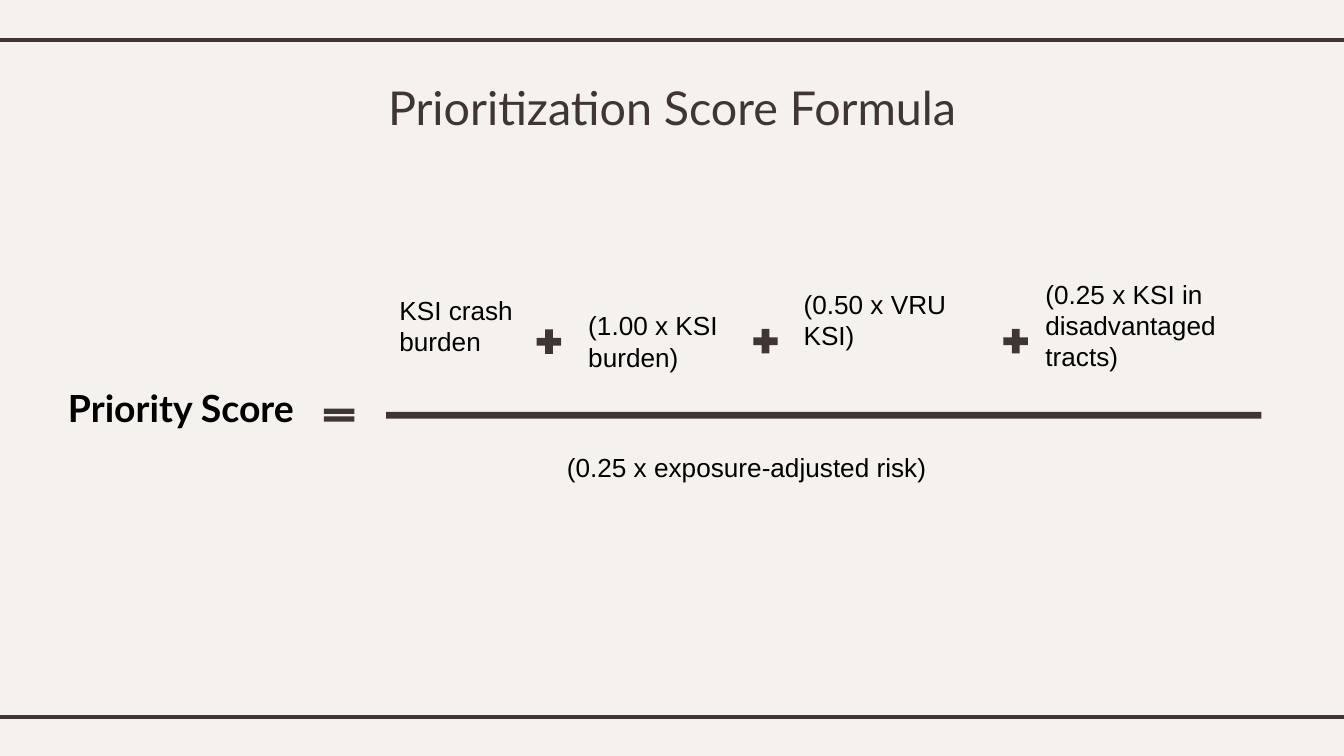
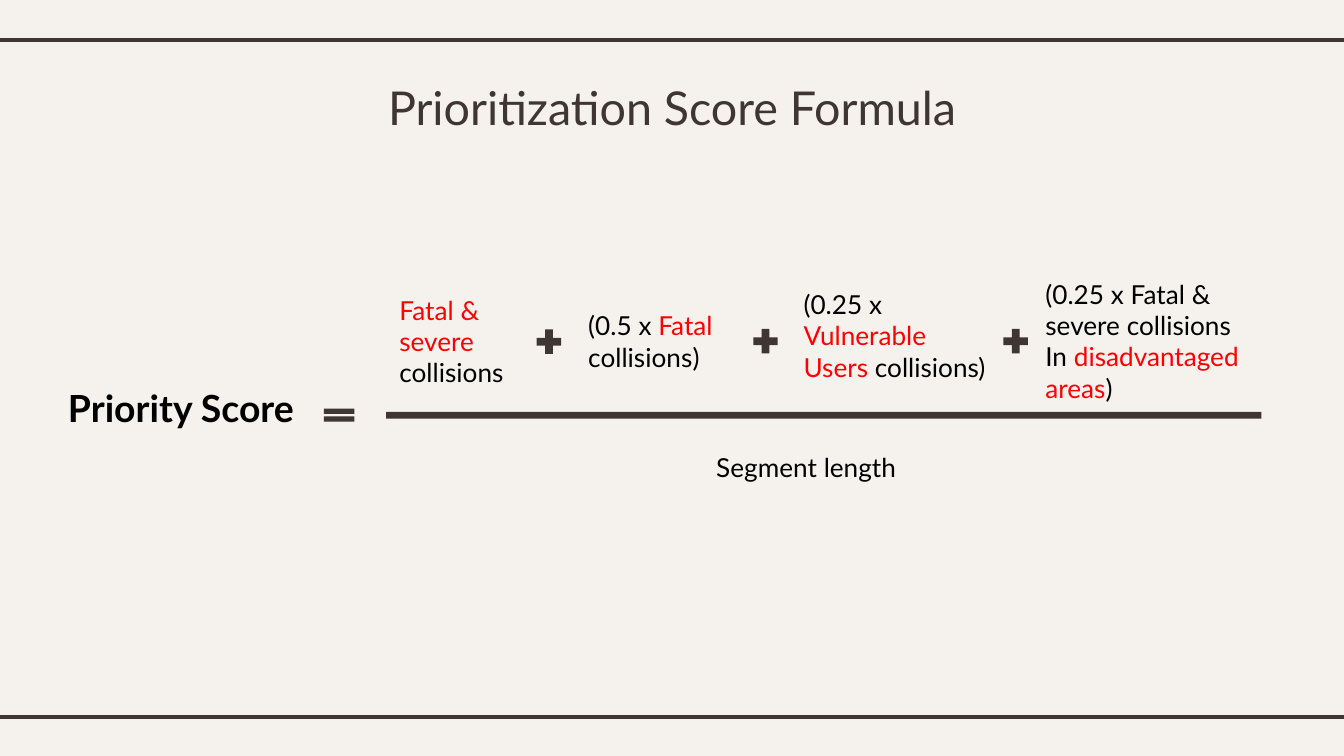
Before and after one commit to dtarek41/montgomery-crash-safety-capstone, a slide deck: slide 22 of deliverables/montgomery_crash_safety_presentation.pptx. Drawn at 1344x756 pixels with LibreOffice and Linux fonts; fonts in the diff are those of the drawing. Boxes give left, top, right and bottom in pixels: in the first picture for what was removed or moved away, otherwise in the second. Text is boxed around its words. In the diff, an @@ line names an element or a change of style, - is before the commit and + after.

Commit message:
Revert "Polish Montgomery crash safety portfolio"
This reverts commit a18c0e0d223bcb050ffb9a9122892dc5525307d5.

```diff
--- a/deliverables/montgomery_crash_safety_presentation.pptx
+++ b/deliverables/montgomery_crash_safety_presentation.pptx
@@ text at [804, 294, 986, 381]: text changed; font Arial to Lato @@
-(0.50 x VRU KSI)
+(0.25 x Vulnerable Users collisions)
@@ text at [1045, 284, 1239, 402]: text changed; font Arial to Lato @@
-(0.25 x KSI in disadvantaged tracts)
+(0.25 x Fatal & severe collisions
+In disadvantaged areas)
@@ text at [399, 300, 503, 383]: text changed; font Arial to Lato; text colour #000000 to #FF0000 @@
-KSI crash burden
+Fatal & severe collisions
@@ text at [588, 315, 712, 371]: text changed; font Arial to Lato @@
-(1.00 x KSI burden)
+(0.5 x Fatal collisions)
@@ text at [716, 457, 896, 482]: text changed; font Arial to Lato @@
-(0.25 x exposure-adjusted risk)
+Segment length
```
Also in this commit, not shown: 12 other slides changed, 2 slides added, 2 slides removed, 31 other files.
